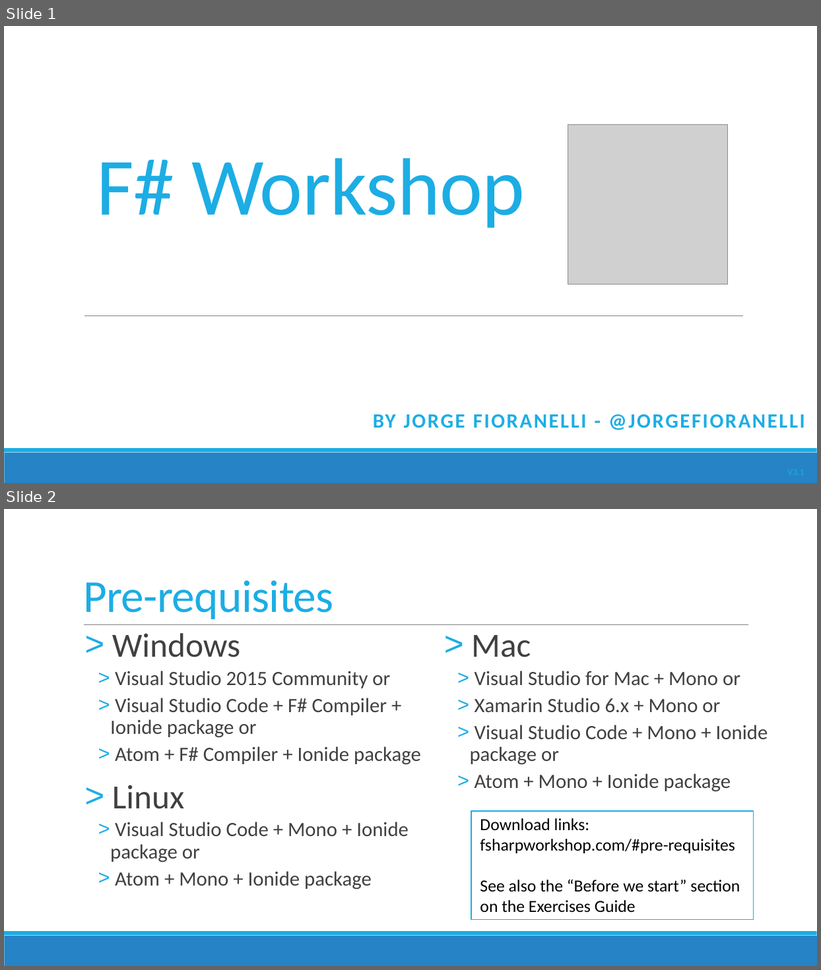
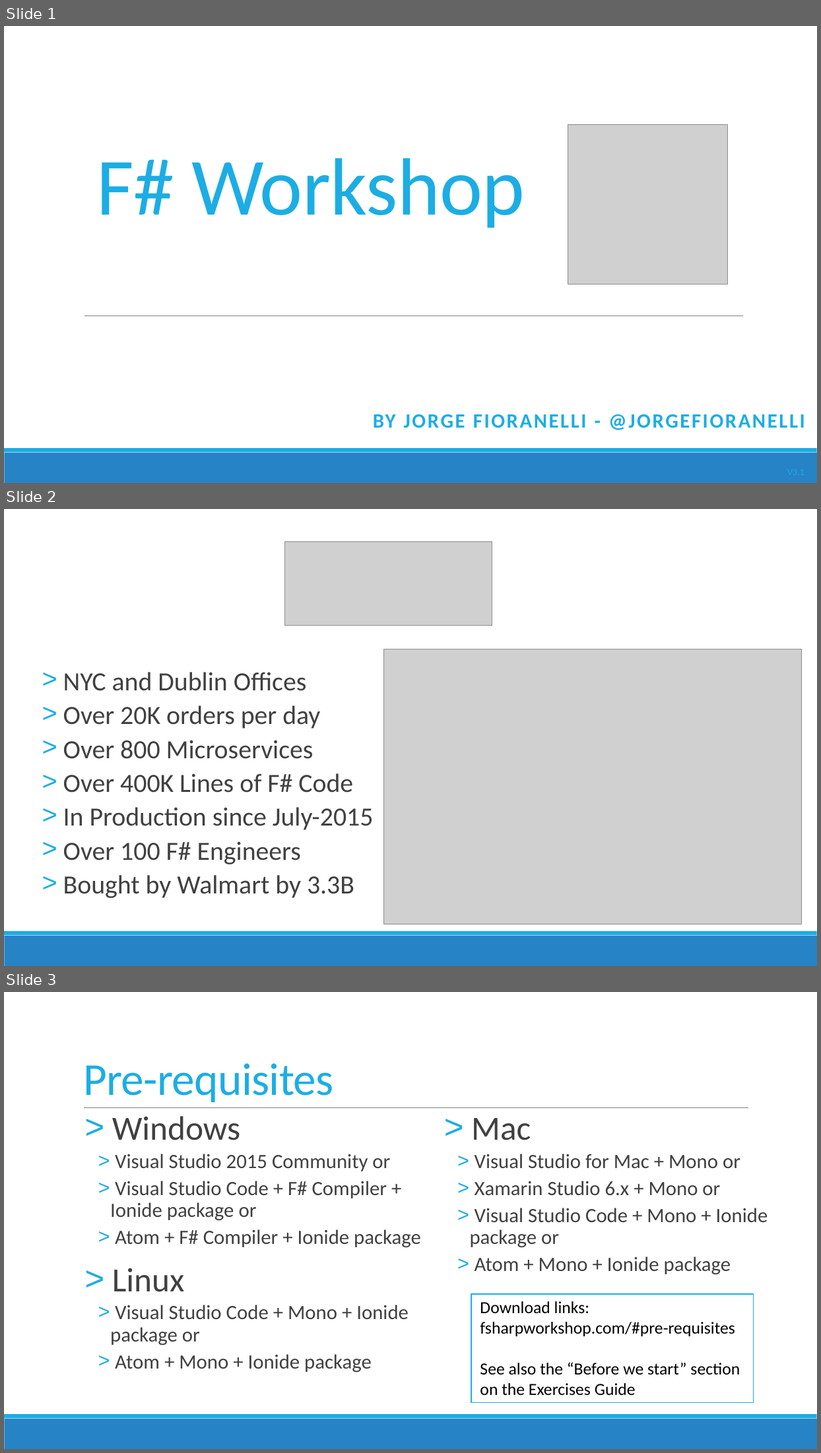
Before and after one commit to jorgef/fsharpworkshop, a slide deck: FSharpWorkshop_Slides.pptx. Shown one above the other, each under a label of ours: slides 1 and 2 before the commit, slides 1, 2 and 3 after it. The pictures are 821x970 and 821x1453 pixels, drawn with LibreOffice and Linux fonts; fonts in the diff are those of the drawing; grey boxes stand for pictures. Boxes give left, top, right and bottom in pixels: in the first picture for what was removed or moved away, otherwise in the second. Text is boxed around its words. In the diff, an @@ line names an element or a change of style, - is before the commit and + after.

```diff
--- a/FSharpWorkshop_Slides.pptx
+++ b/FSharpWorkshop_Slides.pptx
@@ slide 2 added at bbox=[4, 509, 817, 966], background #FFFFFF; not listed: 2 template elements that a slide beside it also shows @@
@@ picture added at bbox=[284, 541, 492, 626] @@
@@ picture added at bbox=[384, 650, 802, 924] @@
@@ text added at bbox=[63, 672, 373, 898], 31 pt, text #404040 @@
+> NYC and Dublin Offices
+> Over 20K orders per day
+> Over 800 Microservices
+> Over 400K Lines of F# Code
+> In Production since July-2015
+> Over 100 F# Engineers
+> Bought by Walmart by 3.3B
@@ what was slide 2 is now slide 3 @@
```
Also in this commit, not shown: 1 slide changed, 1 other file.
